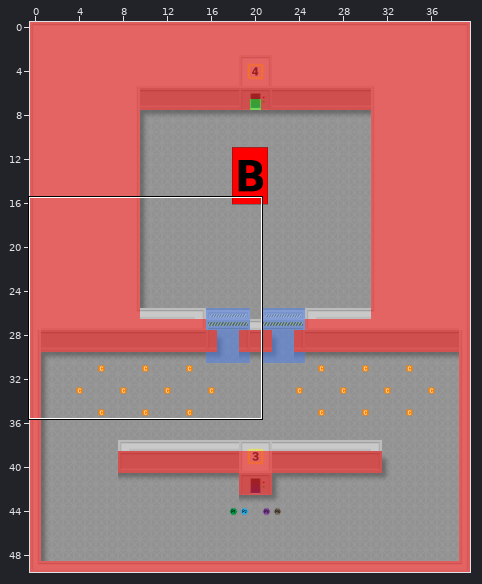
One commit to this Tiled map: core/assets/maps/level-3.tmx. The first picture is a wide view before the edit; the outline marks the close-up.
Close-up. Old version:
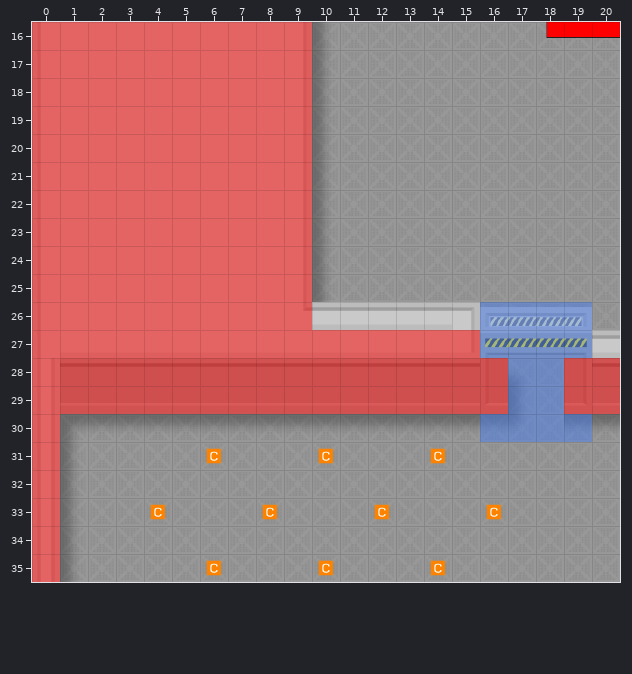
Cells are 32x32 px. Shown: x 0..20, y 16..35. The commit also changed other parts of the map, which this record leaves out.
The result:
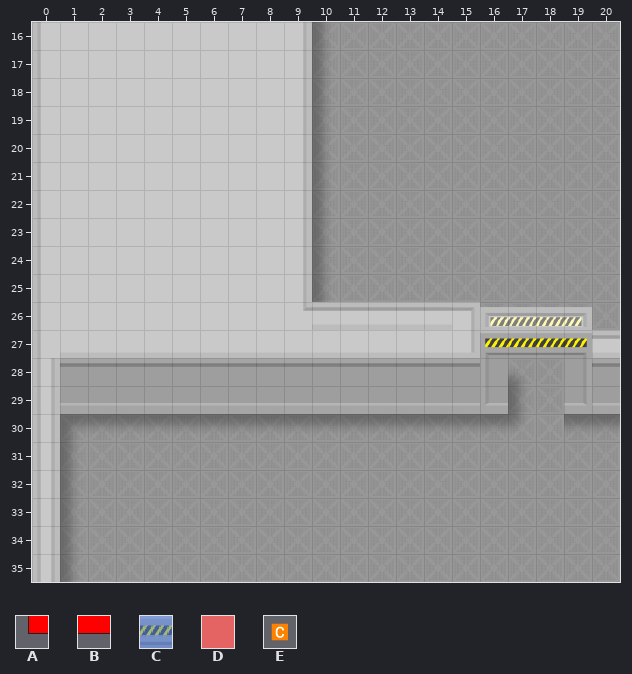
Key: from "boss-spawn-01": A 20, B 21; from "collisions": C 4, D 5; from "meta": E 12.
_ is an empty cell.
See-through tiles are keyed as they look on the map.
Edits made:
Layer "Collisions" (now hidden):
y 16..25: x 0..9 DDDDDDDDDD -> __________
y 26: x 0..9 DDDDDDDDDD -> __________; x 16..19 CCCC -> ____
y 27: x 0..19 DDDDDDDDDDDDDDDDCCCC -> ____________________
y 28..29: x 0..20 DDDDDDDDDDDDDDDDDCCDD -> _____________________
y 30: x 0 D -> _; x 16..19 CCCC -> ____
y 31..35: x 0 D -> _
Layer "Meta" (now hidden):
y 16: x 18..20 ABB -> ___
y 31: x 6 E -> _; x 10 E -> _; x 14 E -> _
y 33: x 4 E -> _; x 8 E -> _; x 12 E -> _; x 16 E -> _
y 35: x 6 E -> _; x 10 E -> _; x 14 E -> _
